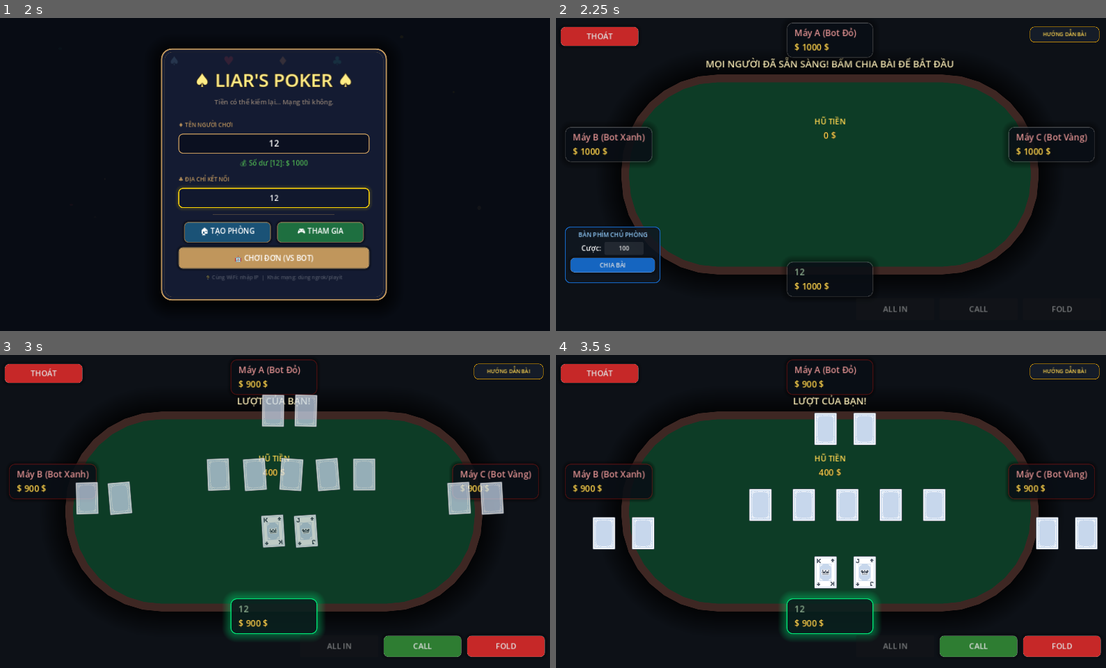
Above: before the commit, frames 1-4 (two rows, left to right).
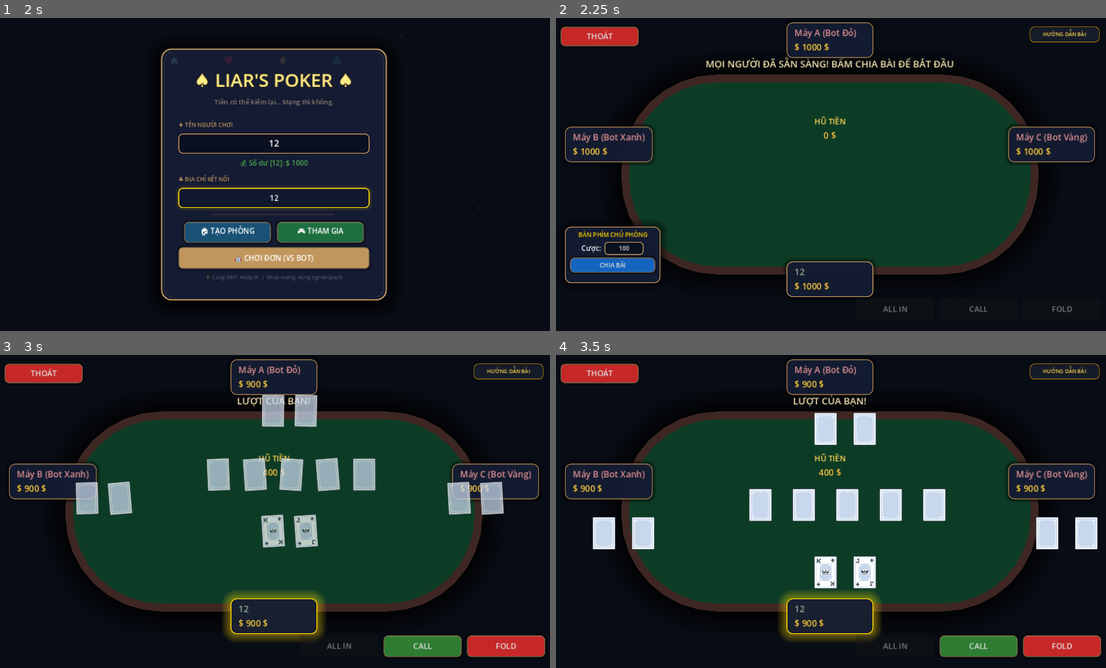
Above: after the commit, the same moments.

Repository: tquoc00/PokerGame
Game: Godot game, scene res://scenes/main/Menu.tscn
Same seed, same stepped clock (60 frames per second), same inputs: the game is played once before the commit and once after it.
Inputs (mouse positions are in pixels of both pictures, inside the frame that each line leads up to):
- Up to frame 1 (2 s): tap Enter at 0.5 s; move the mouse to (396, 158) at 0.52 s; click (275, 143) at 1.27 s; type "12" at 1.35 s; click (275, 199) at 1.5 s; type "12" at 1.58 s
- Up to frame 2 (2.25 s): click "🤖 CHƠI ĐƠN (VS BOT)" at 2 s
- Up to frame 3 (3 s): click "CHIA BÀI" at 2.75 s
- Up to frame 4 (3.5 s): no input

Frame 1 is identical in both runs. In frame 2, 6.7% of the frame differs, in the area x 0-98%, y 1-90%; in frame 3, 5.6%; in frame 4, 6.2%.

Commit message:
Redesign Table game scene with gold-trimmed panels, mahogany/emerald colors, matching premium buttons, and active turn glow

Diff:
--- a/scripts/core/PokerGameManager.gd
+++ b/scripts/core/PokerGameManager.gd
@@ -65,7 +65,7 @@
 func _build_ui():
 	# Background
 	var bg = ColorRect.new()
-	bg.color = Color("#0d1117")
+	bg.color = Color("#080c14") # Matching Main Menu
 	bg.set_anchors_preset(Control.PRESET_FULL_RECT)
 	add_child(bg)
 
@@ -97,12 +97,12 @@
 	# Result Overlay (hiện kết quả ván đấu không đè lên bàn)
 	result_overlay = Panel.new()
 	var ro_style = StyleBoxFlat.new()
-	ro_style.bg_color = Color(0, 0, 0, 0.85)
-	ro_style.set_corner_radius_all(16)
-	ro_style.set_border_width_all(2)
-	ro_style.border_color = Color("#ffd54f")
-	ro_style.shadow_size = 30
-	ro_style.shadow_color = Color(0, 0, 0, 0.6)
+	ro_style.bg_color = Color(0.08, 0.11, 0.20, 0.97) # Casino dark blue-green
+	ro_style.set_corner_radius_all(20)
+	ro_style.set_border_width_all(3)
+	ro_style.border_color = Color("#c0965c") # Gold border
+	ro_style.shadow_size = 40
+	ro_style.shadow_color = Color(0, 0, 0, 0.7)
 	result_overlay.add_theme_stylebox_override("panel", ro_style)
 	result_overlay.position = Vector2(240, 140)
 	result_overlay.size = Vector2(800, 300)
@@ -130,10 +130,10 @@
 	# All-In Challenge Overlay Panel (Thiết kế phong cách Sinh tử đỏ đen cực chất)
 	challenge_panel = PanelContainer.new()
 	var cp_style = StyleBoxFlat.new()
-	cp_style.bg_color = Color(0.12, 0.03, 0.03, 0.95) # Dark velvet-red
+	cp_style.bg_color = Color(0.12, 0.03, 0.03, 0.97) # Dark velvet-red
 	cp_style.set_border_width_all(3)
-	cp_style.border_color = Color("#ff1744") # Blood red border
-	cp_style.set_corner_radius_all(18)
+	cp_style.border_color = Color("#ffd700") # Gold border
+	cp_style.set_corner_radius_all(20)
 	cp_style.content_margin_left = 24
 	cp_style.content_margin_right = 24
 	cp_style.content_margin_top = 20
@@ -242,14 +242,16 @@
 		# Panel điều khiển cược của Host ở góc dưới bên trái
 		var host_panel = PanelContainer.new()
 		var h_style = StyleBoxFlat.new()
-		h_style.bg_color = Color(0.06, 0.09, 0.13, 0.85) # Glassmorphic dark
+		h_style.bg_color = Color(0.08, 0.11, 0.20, 0.95) # Casino dark blue-green
 		h_style.set_border_width_all(2)
-		h_style.border_color = Color("#1565c0") # Host blue theme accent
-		h_style.set_corner_radius_all(12)
+		h_style.border_color = Color("#c0965c") # Gold border accent
+		h_style.set_corner_radius_all(14)
 		h_style.content_margin_left = 12
 		h_style.content_margin_right = 12
 		h_style.content_margin_top = 8
 		h_style.content_margin_bottom = 8
+		h_style.shadow_size = 20
+		h_style.shadow_color = Color(0, 0, 0, 0.5)
 		host_panel.add_theme_stylebox_override("panel", h_style)
 		host_panel.position = Vector2(30, 480)
 		host_panel.size = Vector2(220, 130)
@@ -264,7 +266,7 @@
 		title_lbl.text = "BÀN PHÍM CHỦ PHÒNG"
 		title_lbl.horizontal_alignment = HORIZONTAL_ALIGNMENT_CENTER
 		title_lbl.add_theme_font_size_override("font_size", 14)
-		title_lbl.add_theme_color_override("font_color", Color("#90caf9"))
+		title_lbl.add_theme_color_override("font_color", Color("#ffd700"))
 		vbox.add_child(title_lbl)
 
 		var hbox = HBoxContainer.new()
@@ -285,8 +287,10 @@
 		bet_input.add_theme_font_size_override("font_size", 14)
 
 		var le_style = StyleBoxFlat.new()
-		le_style.bg_color = Color(1, 1, 1, 0.08)
-		le_style.set_corner_radius_all(4)
+		le_style.bg_color = Color(0.04, 0.06, 0.12, 0.9)
+		le_style.set_border_width_all(2)
+		le_style.border_color = Color("#c0965c")
+		le_style.set_corner_radius_all(8)
 		bet_input.add_theme_stylebox_override("normal", le_style)
 		hbox.add_child(bet_input)
 
@@ -681,12 +685,13 @@
 func _create_player_ui(peer_id: int, p_name: String, pos: Vector2, accent: Color):
 	var panel = PanelContainer.new()
 	var ps = StyleBoxFlat.new()
-	ps.bg_color = Color(0.04, 0.06, 0.09, 0.8) # Glassmorphic dark blue
+	ps.bg_color = Color(0.08, 0.11, 0.20, 0.95) # Casino dark blue-green
 	ps.border_width_left = 2; ps.border_width_right = 2; ps.border_width_top = 2; ps.border_width_bottom = 2
-	ps.border_color = Color(1, 1, 1, 0.12)
+	var is_me = (peer_id == multiplayer.get_unique_id())
+	ps.border_color = Color("#c0965c") if is_me else Color("#c0965c").darkened(0.2)
 	ps.corner_radius_top_left = 14; ps.corner_radius_top_right = 14; ps.corner_radius_bottom_left = 14; ps.corner_radius_bottom_right = 14
 	ps.content_margin_left = 18; ps.content_margin_right = 18; ps.content_margin_top = 10; ps.content_margin_bottom = 10
-	ps.shadow_size = 15; ps.shadow_color = Color(0, 0, 0, 0.4)
+	ps.shadow_size = 10; ps.shadow_color = Color(0, 0, 0, 0.5)
 	panel.add_theme_stylebox_override("panel", ps)
 	panel.position = pos
 	panel.size = Vector2(200, 80)
@@ -713,19 +718,19 @@
 func _create_btn(text: String, color: Color) -> Button:
 	var btn = Button.new(); btn.text = text; btn.custom_minimum_size = Vector2(180, 45)
 	var s = StyleBoxFlat.new(); s.bg_color = color
-	s.border_width_left = 1; s.border_width_right = 1; s.border_width_top = 1; s.border_width_bottom = 1
-	s.border_color = Color(1, 1, 1, 0.15)
+	s.border_width_left = 2; s.border_width_right = 2; s.border_width_top = 2; s.border_width_bottom = 2
+	s.border_color = Color(0.85, 0.70, 0.45, 0.5) # Gold accent border
 	s.corner_radius_top_left = 10; s.corner_radius_top_right = 10; s.corner_radius_bottom_left = 10; s.corner_radius_bottom_right = 10
-	s.shadow_size = 8; s.shadow_color = Color(0, 0, 0, 0.3)
+	s.shadow_size = 6; s.shadow_color = Color(0, 0, 0, 0.4)
 
 	var h = s.duplicate()
 	h.bg_color = color.lightened(0.12)
-	h.border_color = Color(1, 1, 1, 0.3)
-	h.shadow_size = 12; h.shadow_color = color
-	h.shadow_color.a = 0.2
+	h.border_color = Color("#ffd700") # Glowing gold border on hover
+	h.shadow_size = 10; h.shadow_color = Color(color, 0.3)
 
 	var p = s.duplicate()
 	p.bg_color = color.darkened(0.15)
+	p.shadow_size = 2
 
 	btn.add_theme_stylebox_override("normal", s)
 	btn.add_theme_stylebox_override("hover", h)
@@ -1053,17 +1058,15 @@
 	for pid in player_panels:
 		var ps = player_panels[pid].panel.get_theme_stylebox("panel") as StyleBoxFlat
 		if pid == turn_id:
-			# Viền phát sáng neon cực đẹp khi tới lượt!
-			ps.border_color = Color("#00e676") # Neon Green
-			ps.shadow_size = 20
-			ps.shadow_color = Color(0, 0.9, 0.46, 0.35)
+			# Viền phát sáng vàng neon cực đẹp khi tới lượt!
+			ps.border_color = Color("#ffd700") # Glowing Gold
+			ps.shadow_size = 22
+			ps.shadow_color = Color(1.0, 0.84, 0.0, 0.4)
 		else:
 			var is_me = (pid == multiplayer.get_unique_id())
-			ps.border_color = Color("#1b5e20") if is_me else Color("#b71c1c")
-			ps.border_color = ps.border_color.darkened(0.2)
-			ps.border_color.a = 0.4
-			ps.shadow_size = 8
-			ps.shadow_color = Color(0, 0, 0, 0.4)
+			ps.border_color = Color("#c0965c") if is_me else Color("#c0965c").darkened(0.2)
+			ps.shadow_size = 10
+			ps.shadow_color = Color(0, 0, 0, 0.5)
 
 	if turn_id == multiplayer.get_unique_id():
 		info_label.text = "LƯỢT CỦA BẠN!"
@@ -1717,8 +1720,6 @@
 		var ps = player_panels[pid].panel.get_theme_stylebox("panel") as StyleBoxFlat
 		if ps:
 			var is_me = (pid == multiplayer.get_unique_id())
-			ps.border_color = Color("#1b5e20") if is_me else Color("#b71c1c")
-			ps.border_color = ps.border_color.darkened(0.2)
-			ps.border_color.a = 0.4
-			ps.shadow_size = 8
-			ps.shadow_color = Color(0, 0, 0, 0.4)
+			ps.border_color = Color("#c0965c") if is_me else Color("#c0965c").darkened(0.2)
+			ps.shadow_size = 10
+			ps.shadow_color = Color(0, 0, 0, 0.5)
